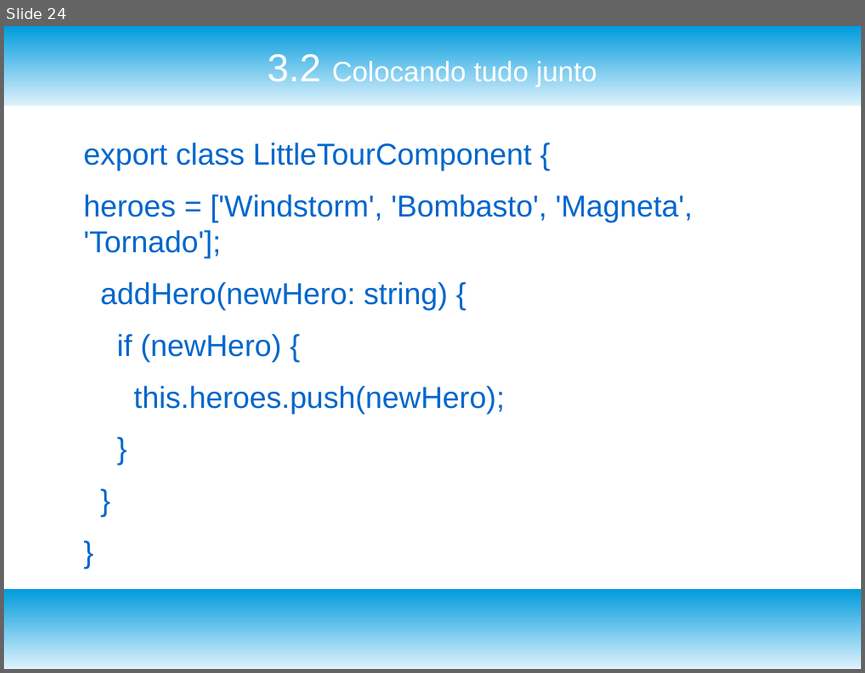
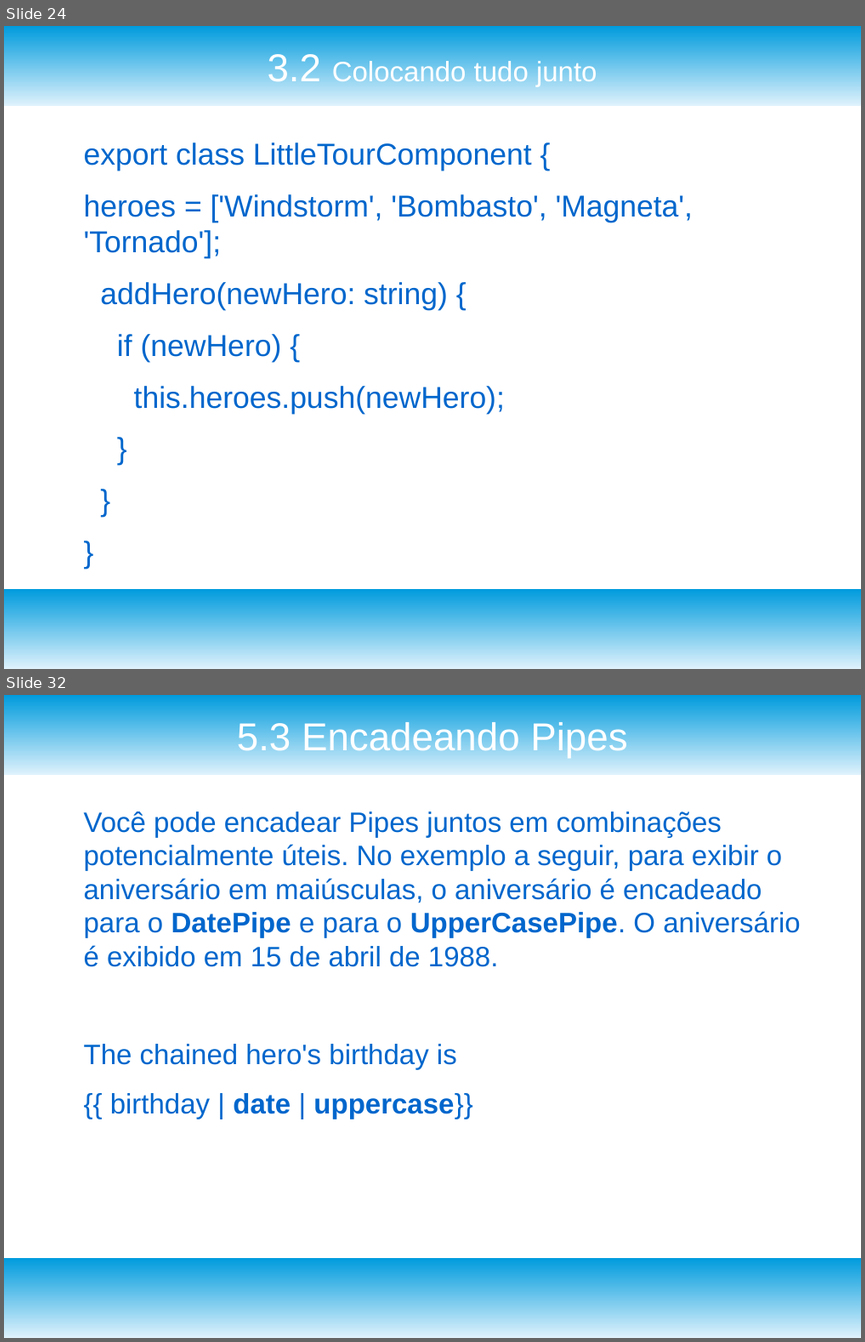
Before and after one commit to josivanribeiro/treinamentoangular, a slide deck: TreinamentoAngular_Aula_3.odp. Shown one above the other, each under a label of ours: slide 24 before the commit, slides 24 and 32 after it; the slides between them are not shown. The pictures are 865x673 and 865x1342 pixels, drawn with LibreOffice and Linux fonts; fonts in the diff are those of the drawing. Boxes give left, top, right and bottom in pixels: in the first picture for what was removed or moved away, otherwise in the second. Text is boxed around its words. In the diff, an @@ line names an element or a change of style, - is before the commit and + after.

```diff
--- a/TreinamentoAngular_Aula_3.odp
+++ b/TreinamentoAngular_Aula_3.odp
@@ slide 32 added at <box>4,695,861,1338</box>, background #FFFFFF; not listed: 2 template elements that a slide beside it also shows @@
@@ title added at <box>237,721,627,759</box>, 36 pt, text #FFFFFF @@
+5.3 Encadeando Pipes
@@ text added at <box>84,811,800,1118</box>, 26 pt, text #0066CC @@
+Você pode encadear Pipes juntos em combinações potencialmente úteis. No exemplo a seguir, para exibir o aniversário em maiúsculas, o aniversário é encadeado para o DatePipe e para o UpperCasePipe. O aniversário é exibido em 15 de abril de 1988.
+The chained hero's birthday is
+{{ birthday | date | uppercase}}
```
Also in this commit, not shown: 5 slides changed, 21 other slides added, 14 other files.
